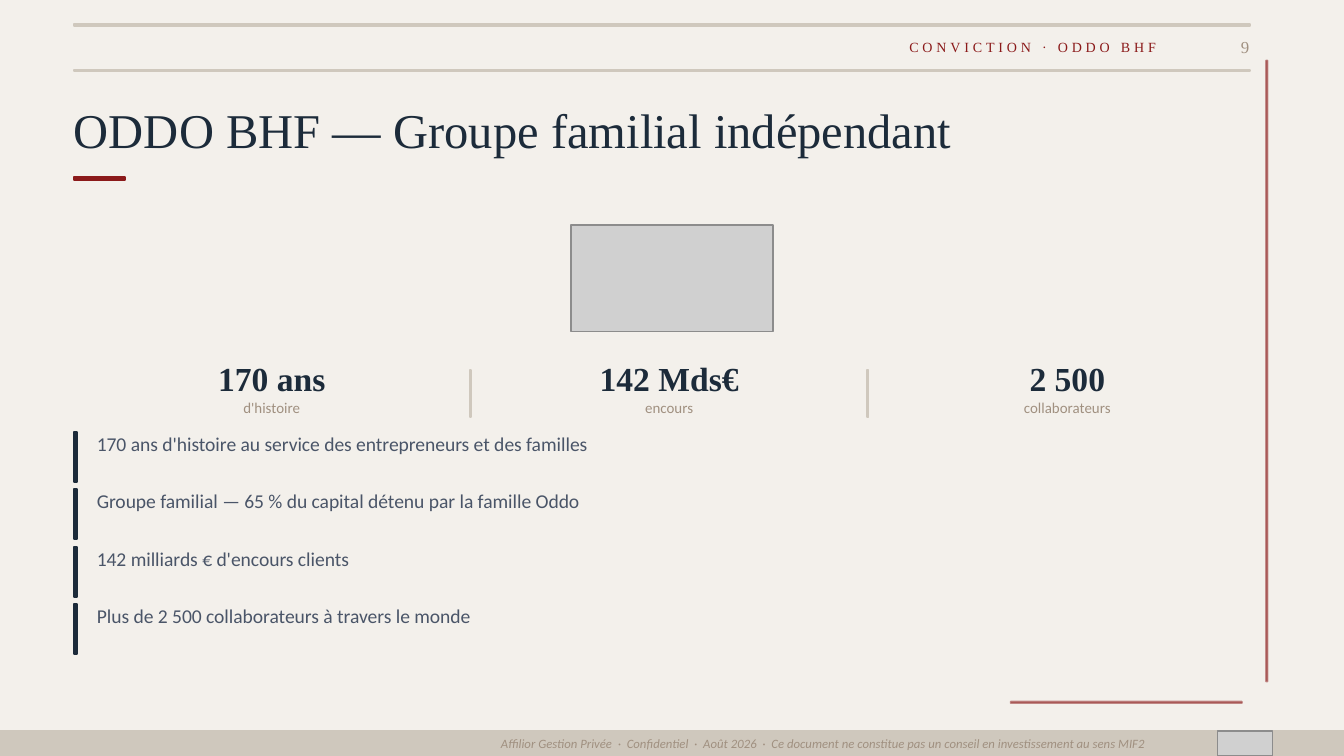
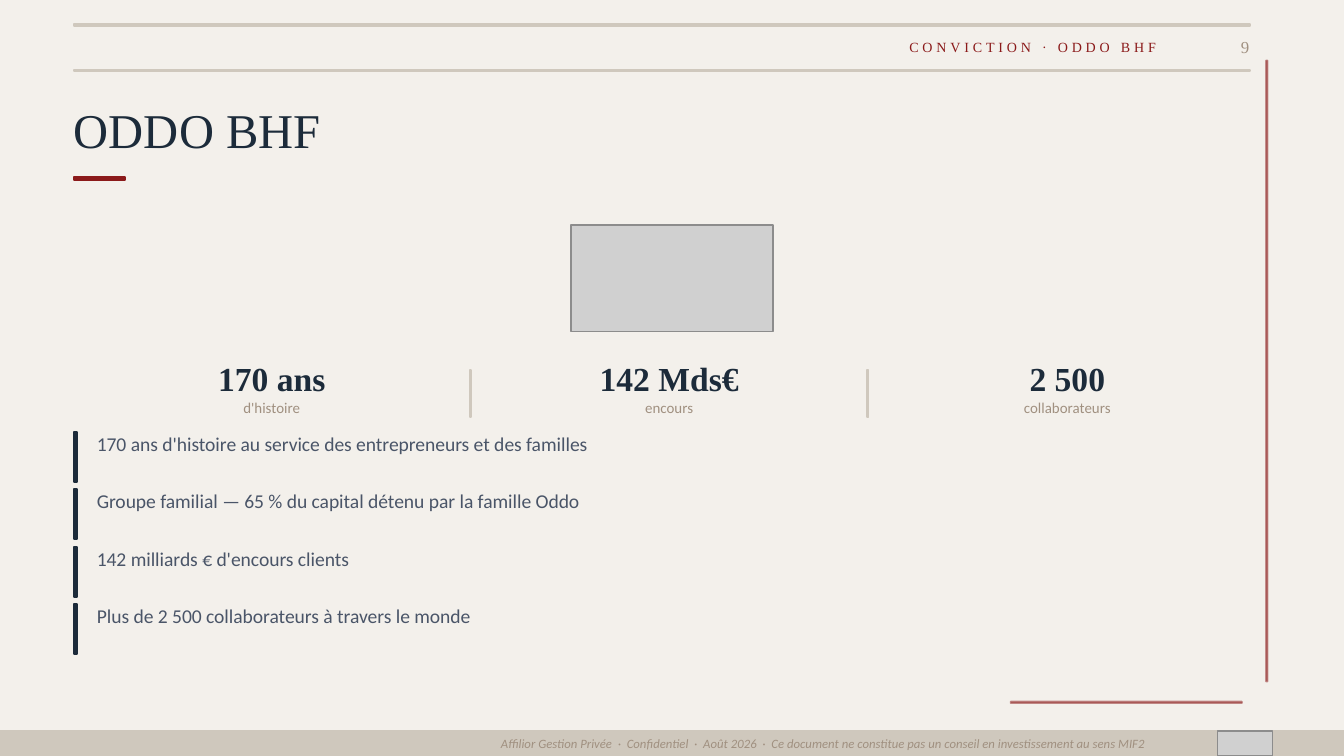
Before and after one commit to fififi1717/mkgt, a slide deck: slide 9 of Bibe_Def.pptx. Drawn at 1344x756 pixels with LibreOffice and Linux fonts; fonts in the diff are those of the drawing; grey boxes stand for pictures. Boxes give left, top, right and bottom in pixels: in the first picture for what was removed or moved away, otherwise in the second. Text is boxed around its words. In the diff, an @@ line names an element or a change of style, - is before the commit and + after.

```diff
--- a/Bibe_Def.pptx
+++ b/Bibe_Def.pptx
@@ text at (74,116,320,149): text changed @@
-ODDO BHF — Groupe familial indépendant
+ODDO BHF
```
Also in this commit, not shown: 11 other slides changed.
